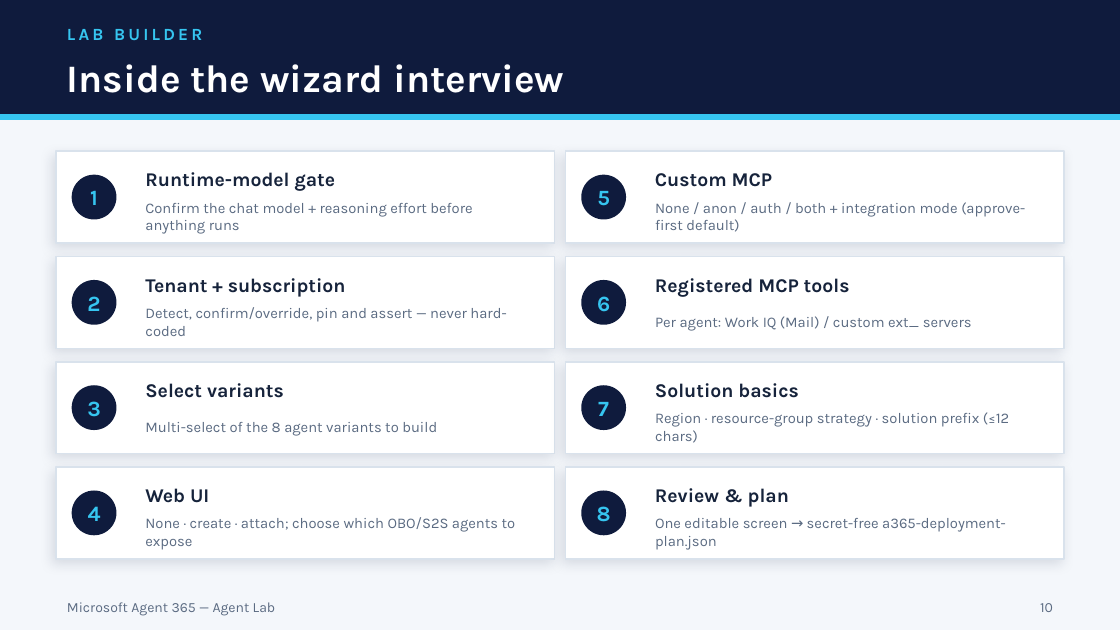
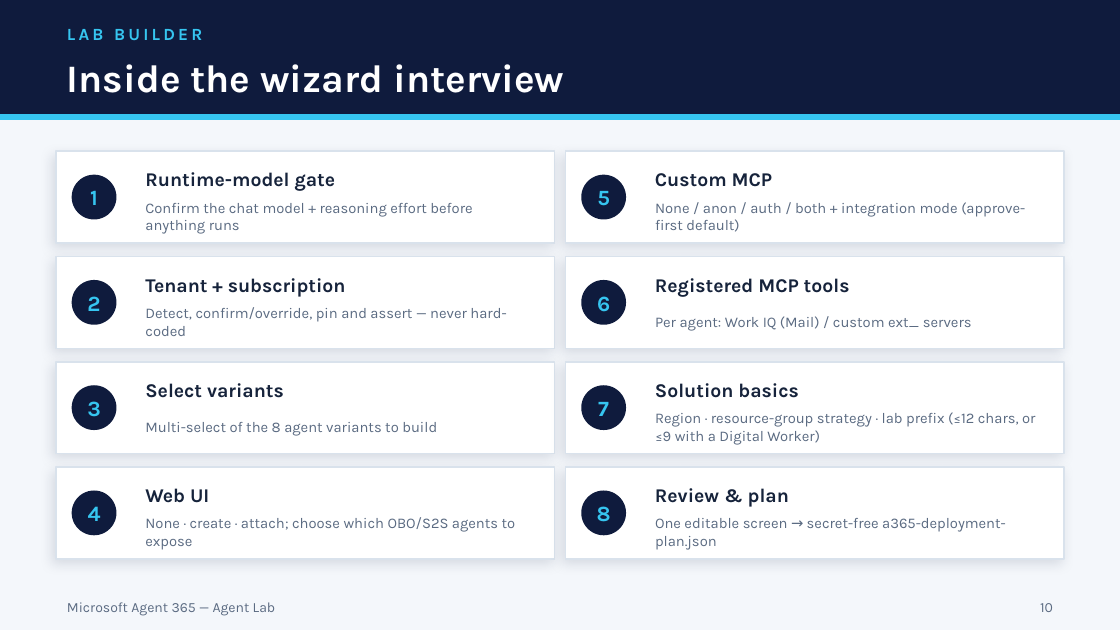
Before and after one commit to stefanpems/a365-lab-toolkit, a slide deck: slide 10 of Agent365-Lab-Overview.pptx. Drawn at 1120x630 pixels with LibreOffice and Linux fonts; fonts in the diff are those of the drawing. Boxes give left, top, right and bottom in pixels: in the first picture for what was removed or moved away, otherwise in the second. Text is boxed around its words. In the diff, an @@ line names an element or a change of style, - is before the commit and + after.

```diff
--- a/Agent365-Lab-Overview.pptx
+++ b/Agent365-Lab-Overview.pptx
@@ text at bbox=[655, 412, 1035, 445]: text changed @@
-Region · resource-group strategy · solution prefix (≤12 chars)
+Region · resource-group strategy · lab prefix (≤12 chars, or ≤9 with a Digital Worker)
```
Also in this commit, not shown: 2 other slides changed, 16 other files.
